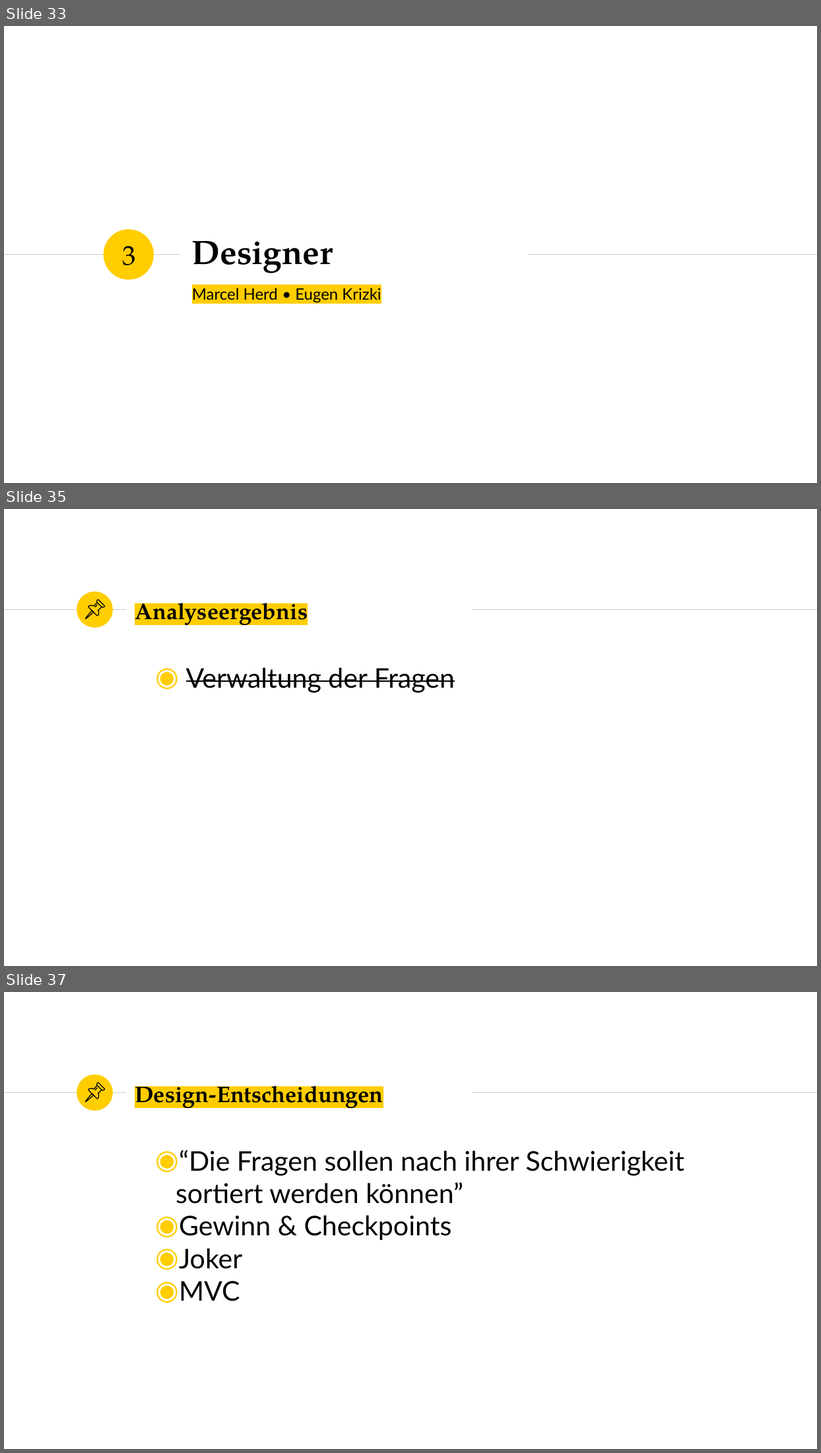
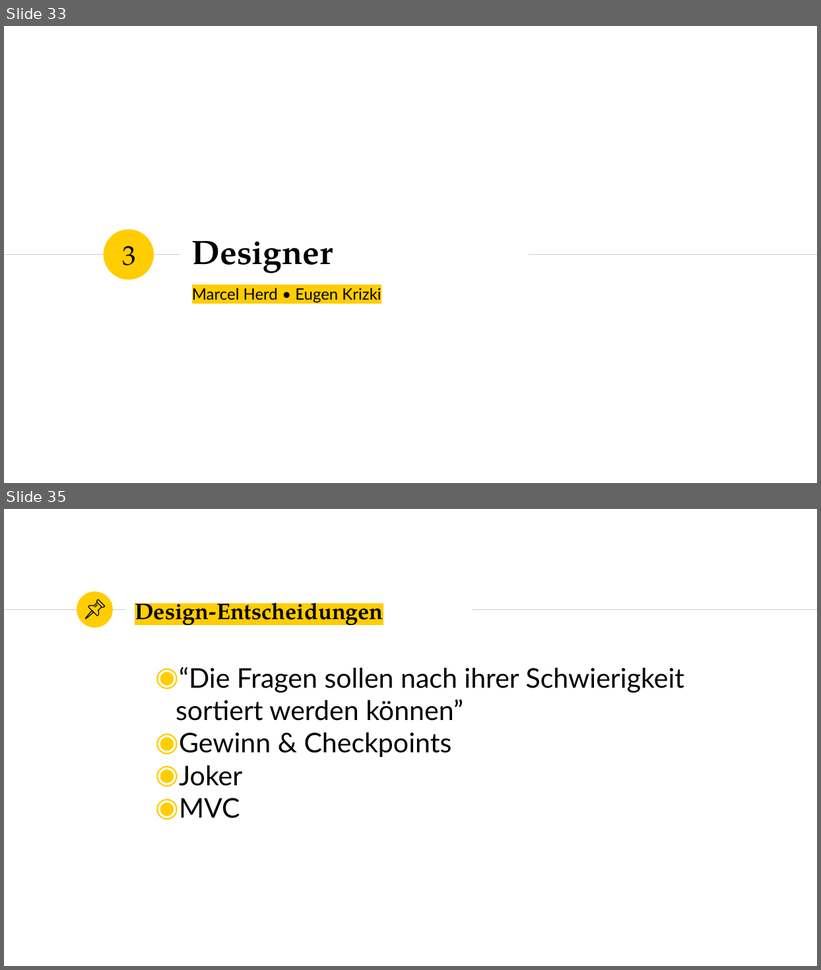
Before and after one commit to marcelherd/OOT-Projekt, a slide deck: Presentation/Presentation.pptx. Shown one above the other, each under a label of ours: slides 33, 35 and 37 before the commit, slides 33 and 35 after it; the slides between them are not shown. The pictures are 821x1453 and 821x970 pixels, drawn with LibreOffice and Linux fonts; fonts in the diff are those of the drawing. Boxes give left, top, right and bottom in pixels: in the first picture for what was removed or moved away, otherwise in the second. Text is boxed around its words. In the diff, an @@ line names an element or a change of style, - is before the commit and + after.

```diff
--- a/Presentation/Presentation.pptx
+++ b/Presentation/Presentation.pptx
@@ slide 35 removed at <box>4,509,817,966</box>, background #FFFFFF; not listed: 3 template elements that a slide beside it also shows @@
@@ group removed at <box>85,600,104,619</box>: 4 freeform shapes @@
@@ title removed at <box>135,595,308,628</box> @@
-Analyseergebnis
@@ text removed at <box>186,667,455,693</box> @@
-◉ Verwaltung der Fragen
@@ what was slide 37 is now slide 35 @@
```
Also in this commit, not shown: 1 slide changed, 1 other slide removed.
